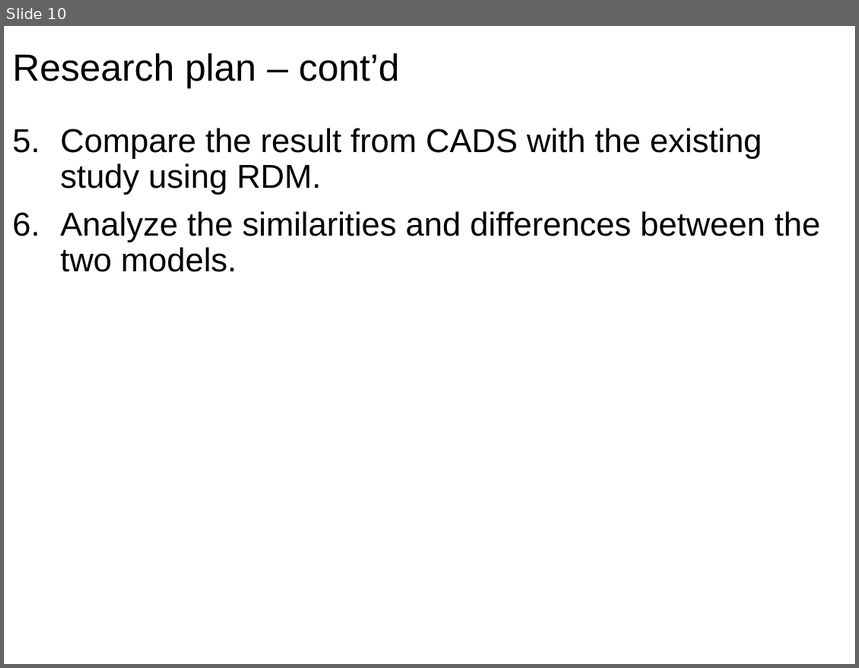
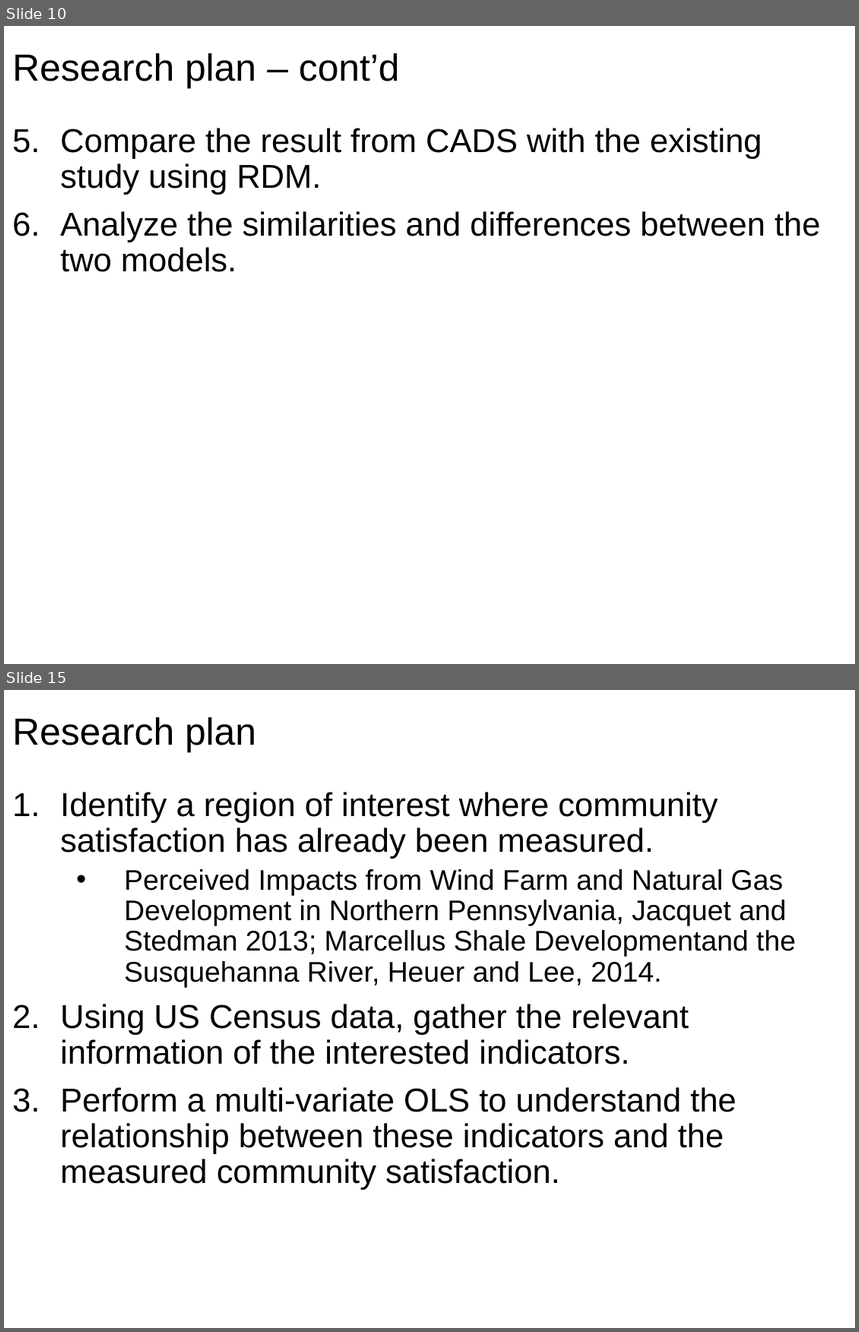
Before and after one commit to chenzhenguo/CADS, a slide deck: 05_Active_Research_Projects/01_research for high impact journal/01_Outlines/ResearchPlans.pptx. Shown one above the other, each under a label of ours: slide 10 before the commit, slides 10 and 15 after it; the slides between them are not shown. The pictures are 859x668 and 859x1332 pixels, drawn with LibreOffice and Linux fonts; fonts in the diff are those of the drawing; background and template pictures are left out. Boxes give left, top, right and bottom in pixels: in the first picture for what was removed or moved away, otherwise in the second. Text is boxed around its words. In the diff, an @@ line names an element or a change of style, - is before the commit and + after.

```diff
--- a/05_Active_Research_Projects/01_research for high impact journal/01_Outlines/ResearchPlans.pptx
+++ b/05_Active_Research_Projects/01_research for high impact journal/01_Outlines/ResearchPlans.pptx
@@ slide 15 added at (4,690,855,1328), background #FFFFFF @@
@@ title added at (12,717,256,752), 32 pt, text #000000 @@
+Research plan
@@ text added at (12,792,796,1190), 28 pt, text #000000 @@
+1. Identify a region of interest where community satisfaction has already been measured.
+  • Perceived Impacts from Wind Farm and Natural Gas Development in Northern Pennsylvania, Jacquet and Stedman 2013; Marcellus Shale Developmentand the Susquehanna River, Heuer and Lee, 2014.
+2. Using US Census data, gather the relevant information of the interested indicators.
+3. Perform a multi-variate OLS to understand the relationship between these indicators and the measured community satisfaction.
@@ page number added at (18,1280,59,1314), 14 pt, text #FFFFFF @@
+15
```
Also in this commit, not shown: 4 slides changed, 3 other slides added, 43 other files.
